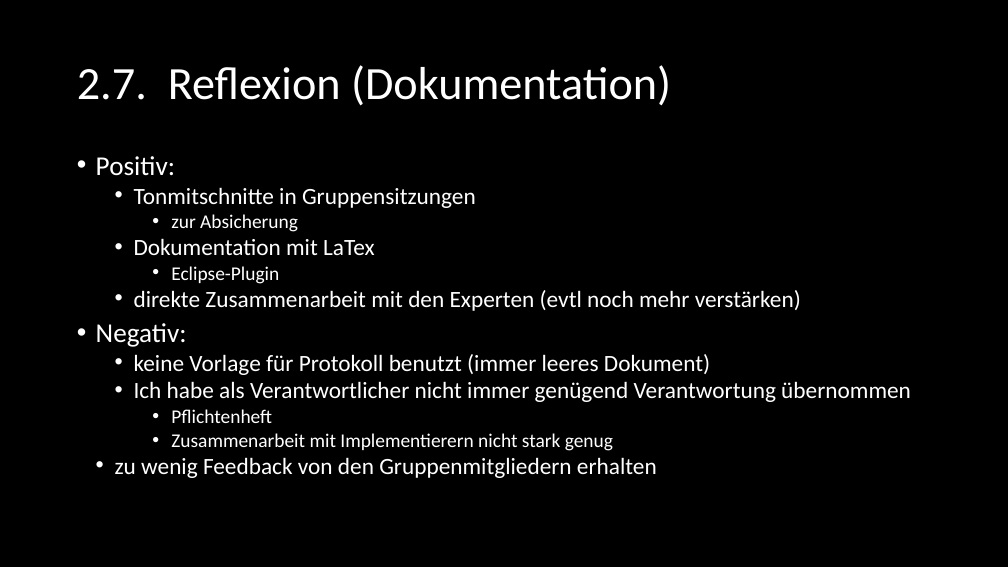
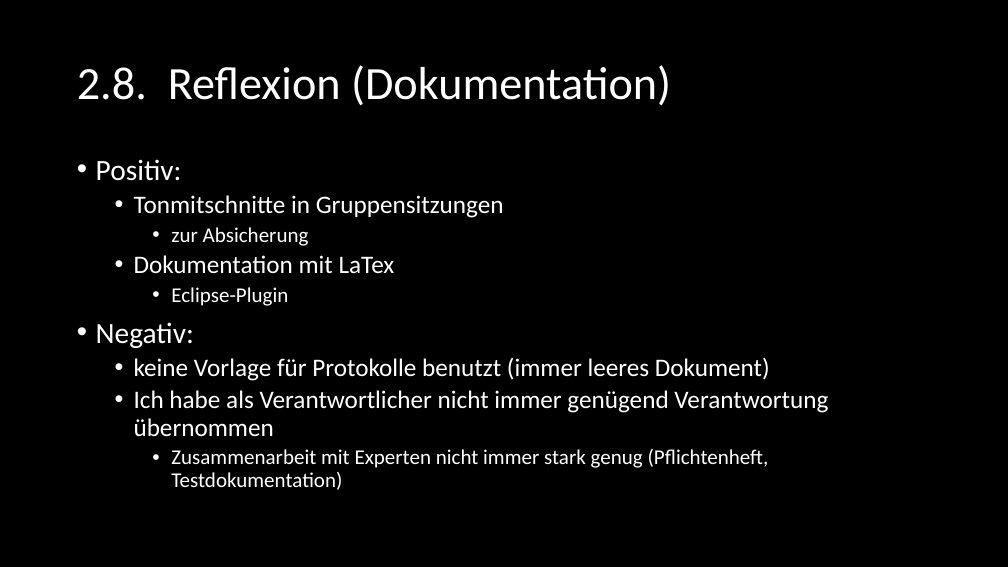
Before and after one commit to SE-Beleggruppe/Beleg_Planung, a slide deck: slide 26 of Präsentation/Felix - Dokumentation/SE_Dokumentation.pptx (slide 27 before the commit). Drawn at 1008x567 pixels with LibreOffice and Linux fonts; fonts in the diff are those of the drawing. Boxes give left, top, right and bottom in pixels: in the first picture for what was removed or moved away, otherwise in the second. Text is boxed around its words. In the diff, an @@ line names an element or a change of style, - is before the commit and + after.

Commit message:
Präsentation Dokumentation

```diff
--- a/Präsentation/Felix - Dokumentation/SE_Dokumentation.pptx
+++ b/Präsentation/Felix - Dokumentation/SE_Dokumentation.pptx
@@ title at bbox=[77, 65, 671, 106]: text changed @@
-2.7. Reflexion (Dokumentation)
+2.8. Reflexion (Dokumentation)
@@ text at bbox=[96, 159, 828, 436]: size 25.9 to 28 pt in "Positiv:", "Negativ:"; size 22.2 to 24 pt in "Tonmitschnitte in Gruppensitzungen", "Dokumentation mit LaTex", "Ich habe als Verantwortlicher nicht immer genügend ..."; size 18.5 to 20 pt in "zur Absicherung", "Eclipse-Plugin"; line spacing 0.8 to 0.9 @@
@@ text at bbox=[134, 290, 801, 311]: paragraph removed @@
-  • direkte Zusammenarbeit mit den Experten (evtl noch mehr verstärken)
@@ text at bbox=[134, 357, 770, 381]: text changed; size 22.2 to 24 pt @@
-  • keine Vorlage für Protokoll benutzt (immer leeres Dokument)
+  • keine Vorlage für Protokolle benutzt (immer leeres Dokument)
@@ text at bbox=[171, 449, 769, 490]: text changed; size 18.5 to 20 pt @@
-    • Pflichtenheft
-    • Zusammenarbeit mit Implementierern nicht stark genug
-      • zu wenig Feedback von den Gruppenmitgliedern erhalten
+    • Zusammenarbeit mit Experten nicht immer stark genug (Pflichtenheft, Testdokumentation)
```
Also in this commit, not shown: 16 other slides changed, 2 slides added, 4 slides removed, 3 other files.
